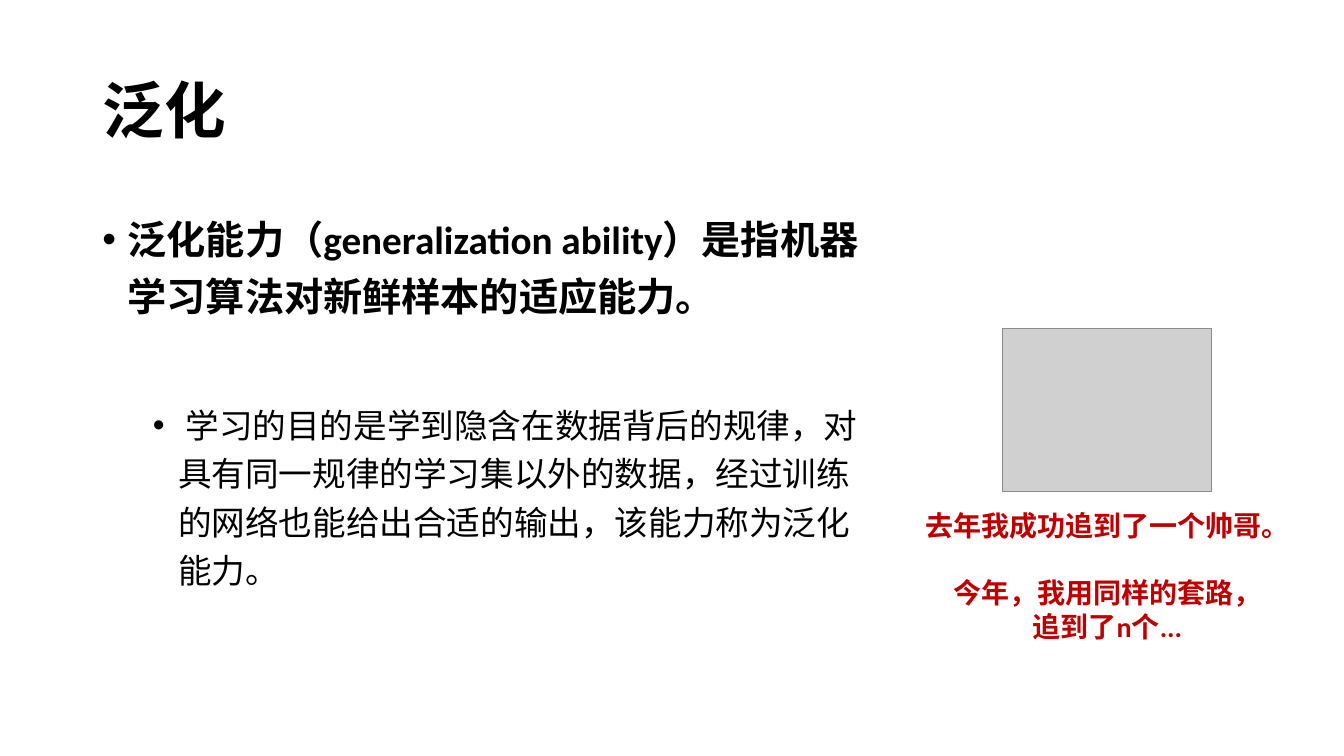
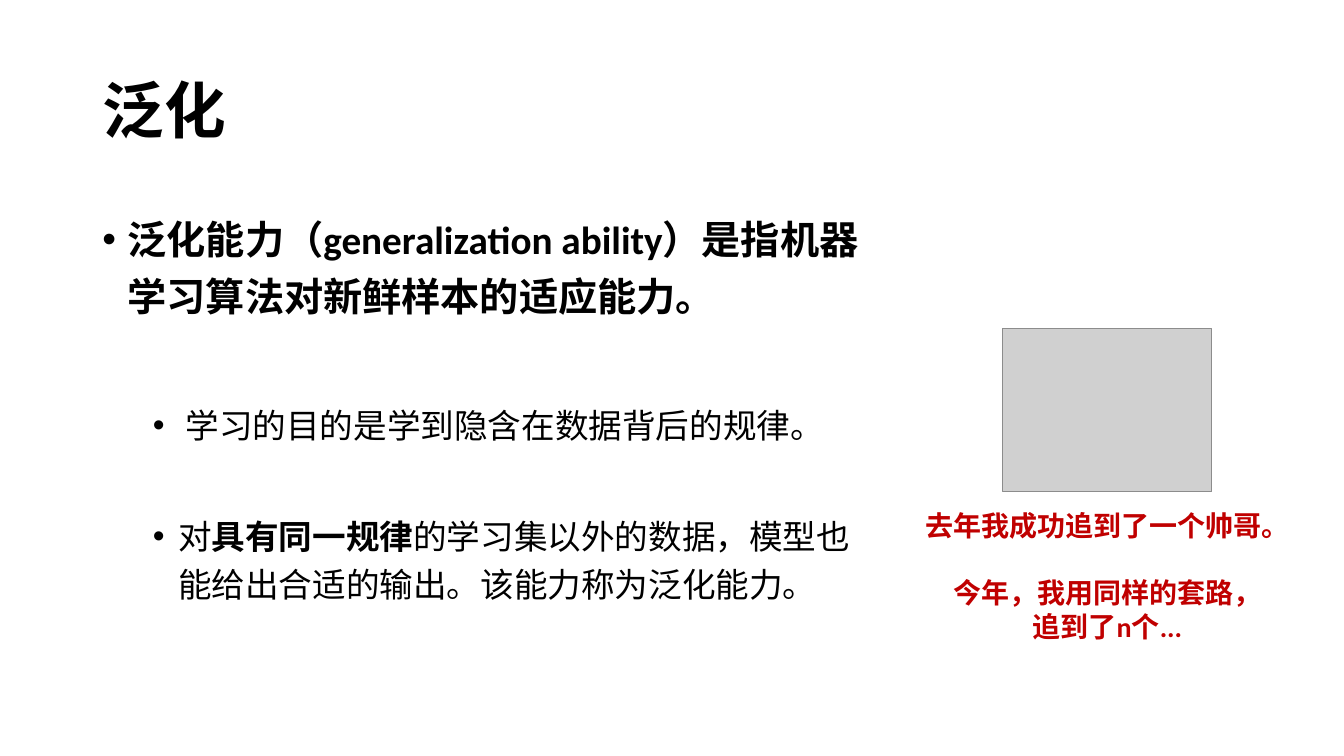
Before and after one commit to xiaodongli1986/teaching_AI, a slide deck: slide 3 of week5_ml_concepts.pptx. Drawn at 1344x756 pixels with LibreOffice and Linux fonts; fonts in the diff are those of the drawing; grey boxes stand for pictures. Boxes give left, top, right and bottom in pixels: in the first picture for what was removed or moved away, otherwise in the second. Text is boxed around its words. In the diff, an @@ line names an element or a change of style, - is before the commit and + after.

```diff
--- a/week5_ml_concepts.pptx
+++ b/week5_ml_concepts.pptx
@@ text at (x1=178, y1=409, x2=850, y2=600): text changed @@
-  • 学习的目的是学到隐含在数据背后的规律，对具有同一规律的学习集以外的数据，经过训练的网络也能给出合适的输出，该能力称为泛化能力。
+  • 学习的目的是学到隐含在数据背后的规律。
+  • 对具有同一规律的学习集以外的数据，模型也能给出合适的输出。该能力称为泛化能力。
```
Also in this commit, not shown: 1 other slide changed, 11 slides added, 11 slides removed, 1 other file.
